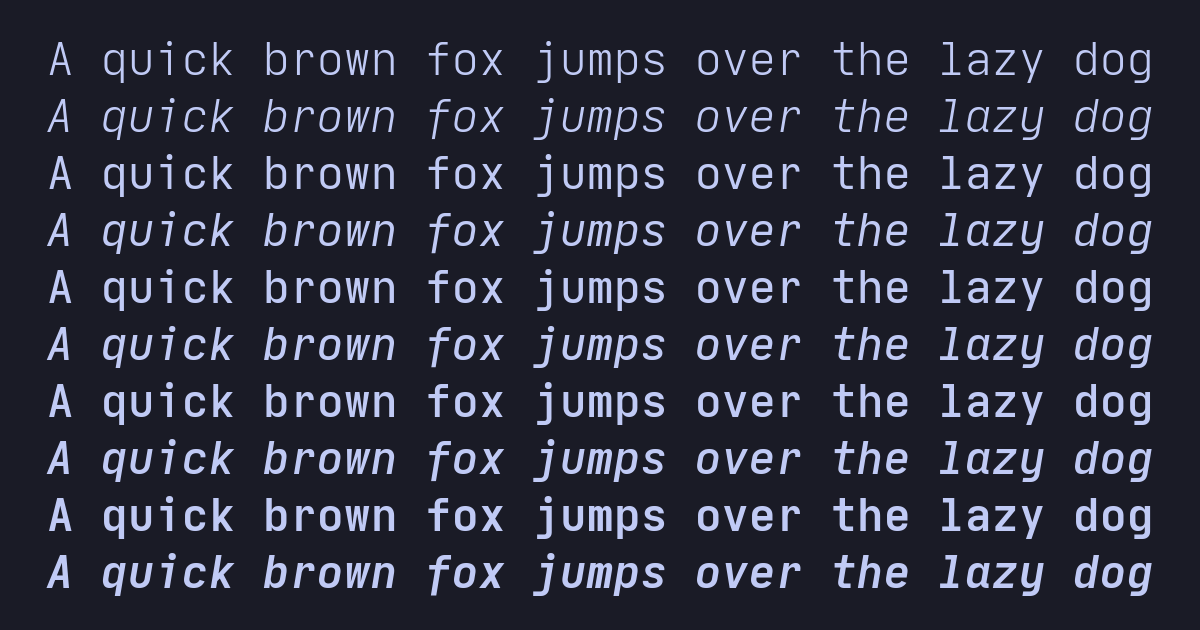
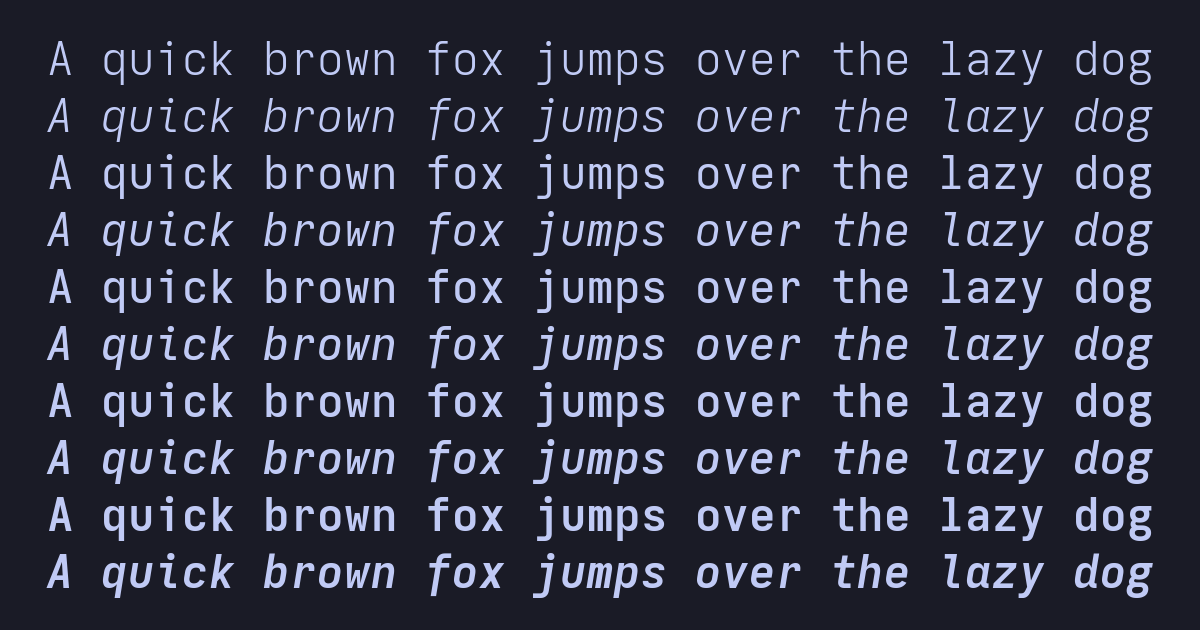
Before/after of a 1200 × 630 layered artwork. What changed in the layer stack:
painted on "A quick brown fox jumps over t..." over box(47, 41, 1153, 598)
